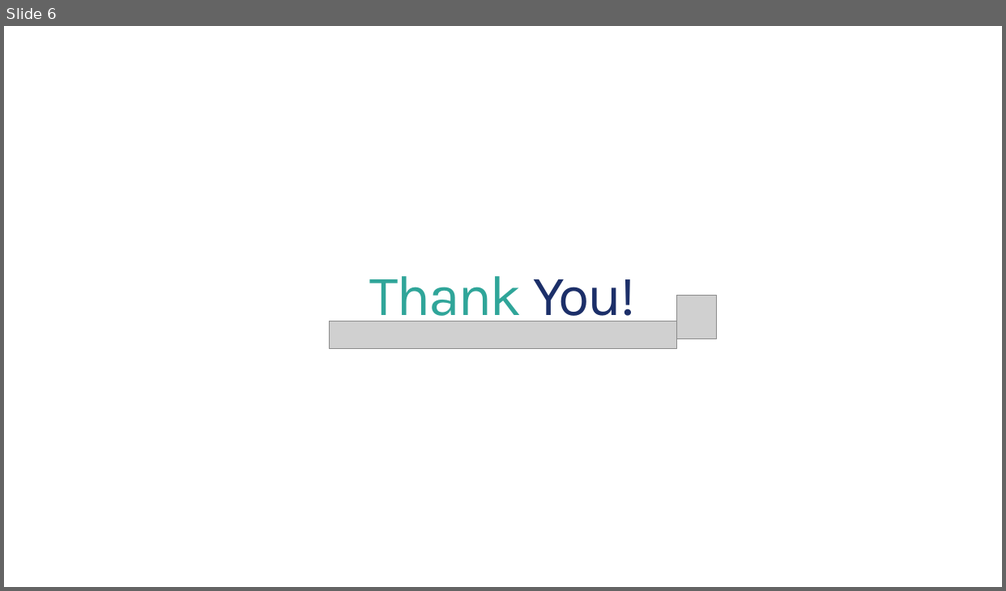
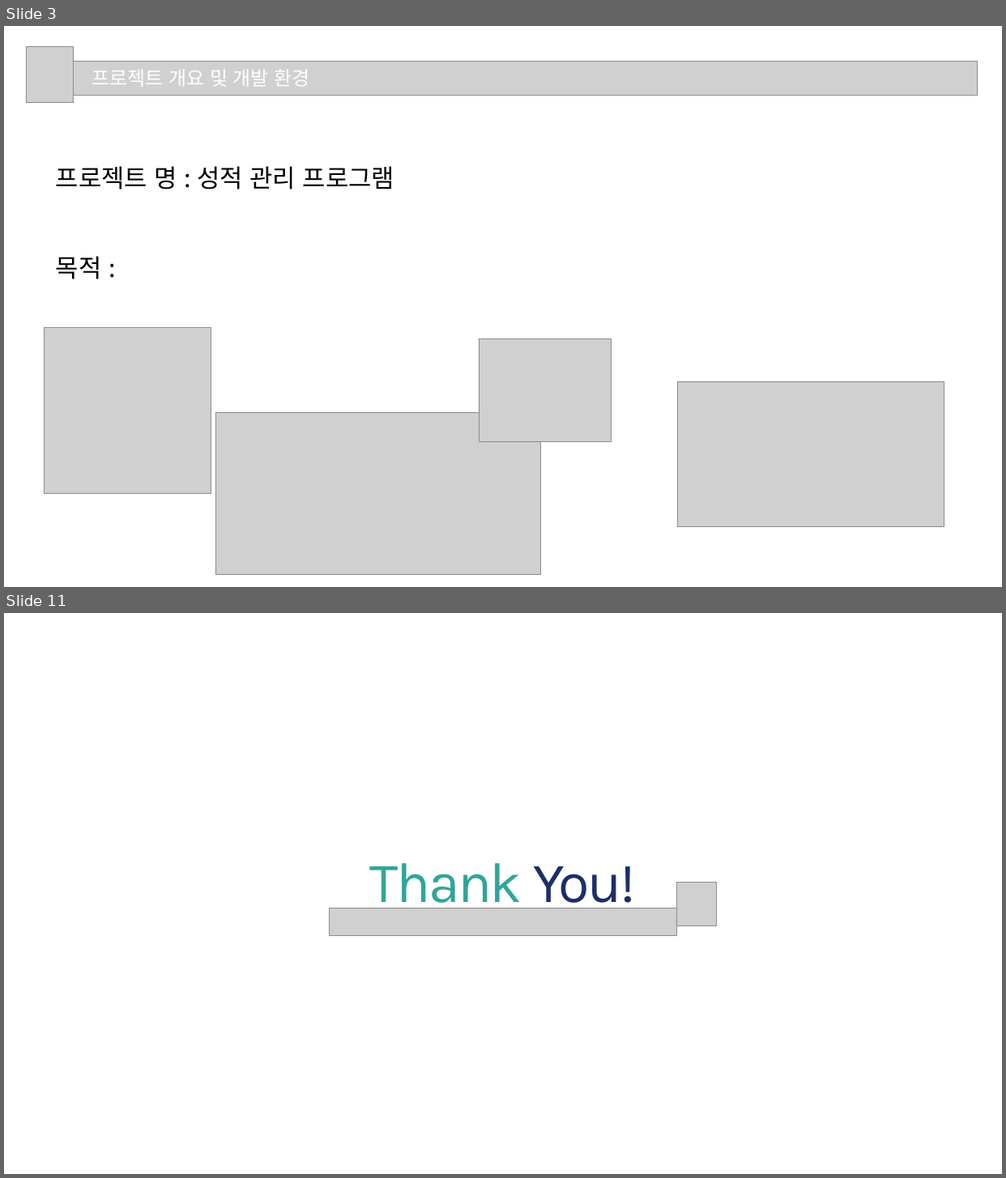
Before and after one commit to bhs0906/JavaFX_Oracle_Project, a slide deck: 3조_프로젝트2.pptx. Shown one above the other, each under a label of ours: slide 6 before the commit, slides 3 and 11 after it; the slides between them are not shown. The pictures are 1006x591 and 1006x1178 pixels, drawn with LibreOffice and Linux fonts; fonts in the diff are those of the drawing; grey boxes stand for pictures. Boxes give left, top, right and bottom in pixels: in the first picture for what was removed or moved away, otherwise in the second. Text is boxed around its words. In the diff, an @@ line names an element or a change of style, - is before the commit and + after.

```diff
--- a/3조_프로젝트2.pptx
+++ b/3조_프로젝트2.pptx
@@ slide 3 added at <box>4,26,1002,587</box>, background #FFFFFF @@
@@ picture added at <box>27,46,74,103</box> @@
@@ picture added at <box>62,61,977,95</box> @@
@@ text added at <box>92,69,310,87</box>, 28 pt, text #FFFFFF @@
+프로젝트 개요 및 개발 환경
@@ text added at <box>56,166,394,280</box>, 36 pt, text #000000 @@
+프로젝트 명 : 성적 관리 프로그램
+목적 :
@@ picture added at <box>44,327,211,493</box> @@
@@ picture added at <box>479,339,612,442</box> @@
@@ picture added at <box>678,382,944,527</box> @@
@@ picture added at <box>216,412,541,575</box> @@
@@ what was slide 6 is now slide 11 @@
```
Also in this commit, not shown: 3 slides changed, 6 other slides added, 2 slides removed.
